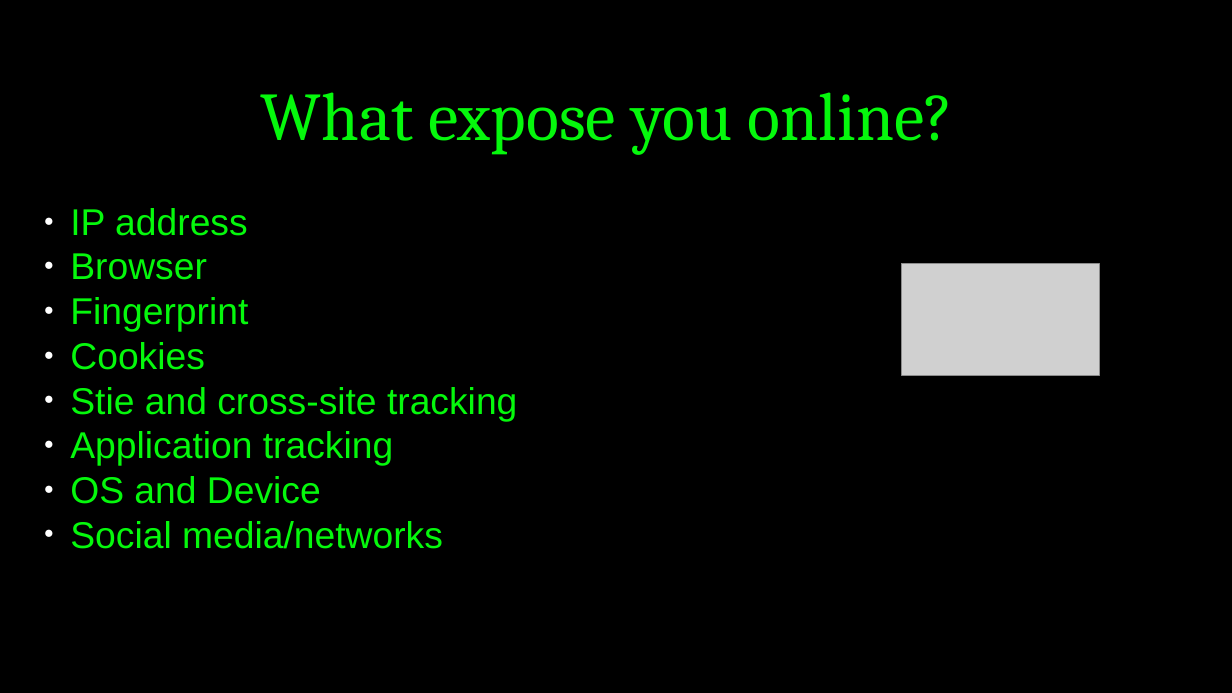
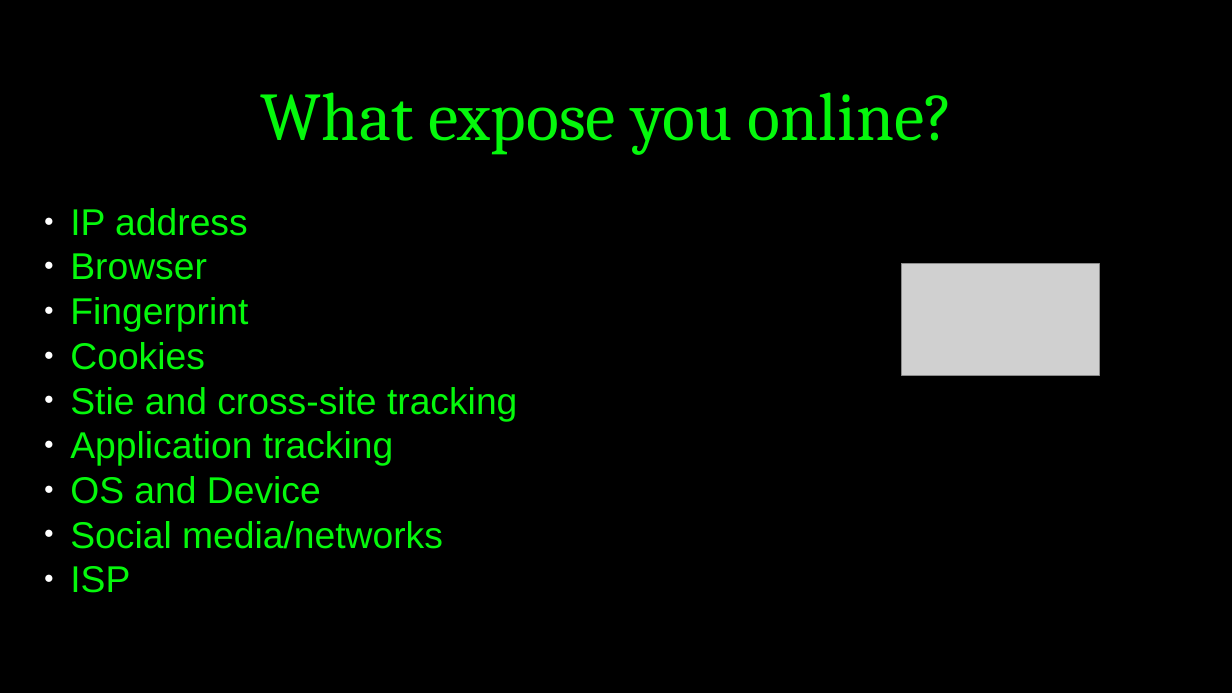
Before and after one commit to Mqtth3w/online-security-and-anonymity-unipr, a slide deck: slide 2 of Presentation.odp. Drawn at 1232x693 pixels with LibreOffice and Linux fonts; fonts in the diff are those of the drawing; grey boxes stand for pictures. Boxes give left, top, right and bottom in pixels: in the first picture for what was removed or moved away, otherwise in the second. Text is boxed around its words. In the diff, an @@ line names an element or a change of style, - is before the commit and + after.

```diff
--- a/Presentation.odp
+++ b/Presentation.odp
@@ subtitle at (70, 566, 130, 593): paragraph added @@
+● ISP
```
